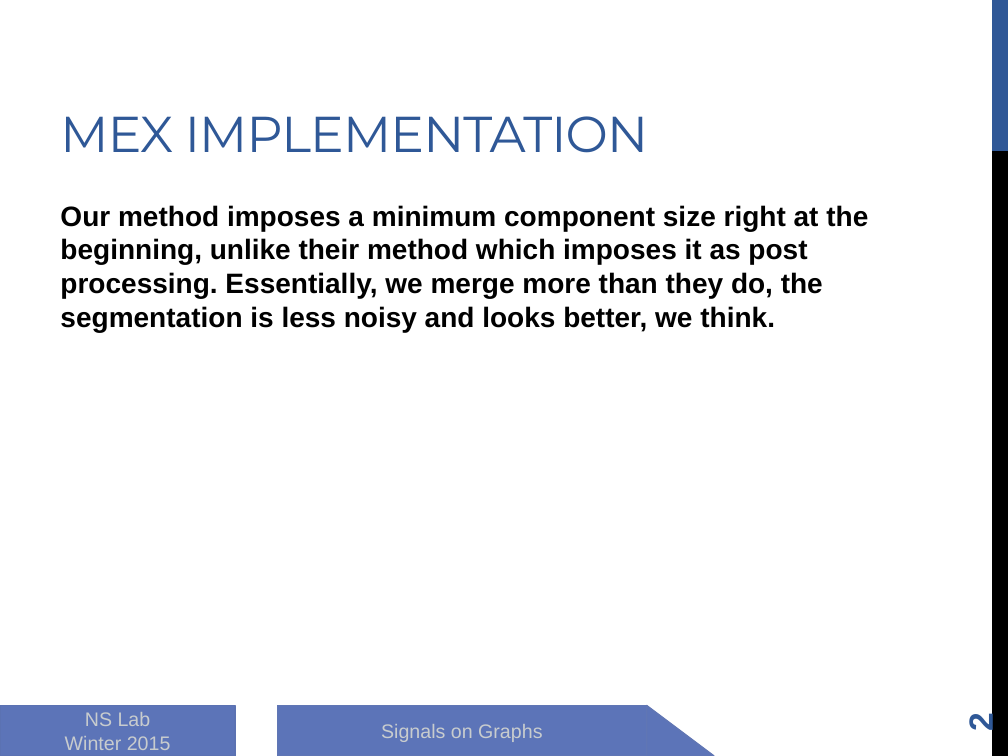
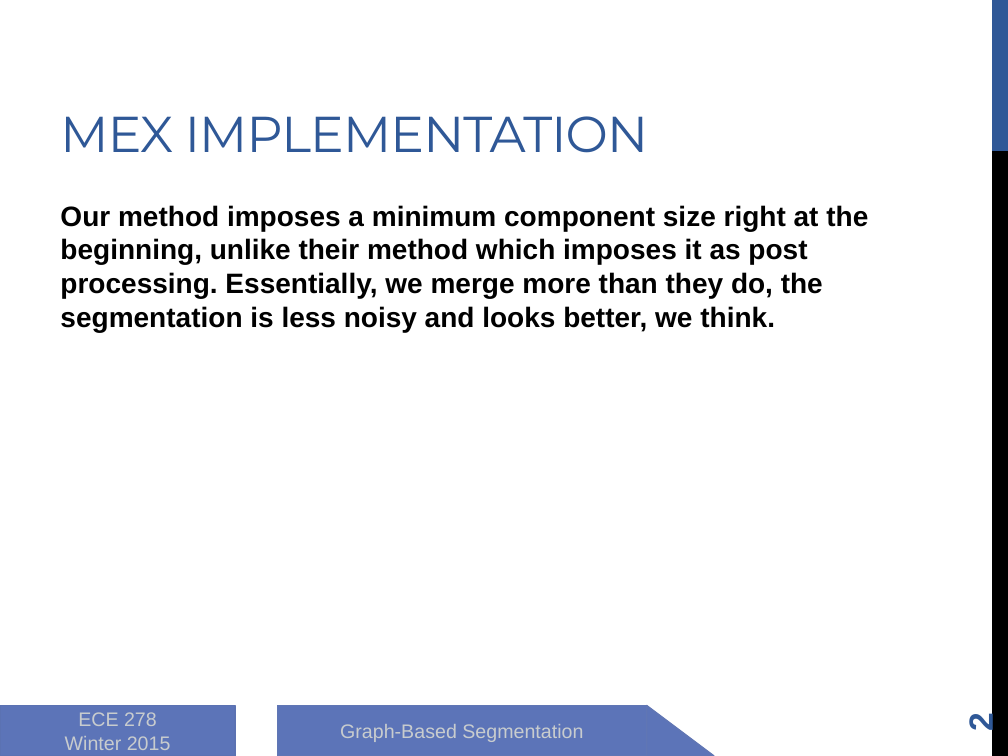
Before and after one commit to zhongguomeng/graph-based-segmentation, a slide deck: slide 2 of 8_report/presentation.pptx. Drawn at 1008x756 pixels with LibreOffice and Linux fonts; fonts in the diff are those of the drawing. Boxes give left, top, right and bottom in pixels: in the first picture for what was removed or moved away, otherwise in the second. Text is boxed around its words. In the diff, an @@ line names an element or a change of style, - is before the commit and + after.

```diff
--- a/8_report/presentation.pptx
+++ b/8_report/presentation.pptx
@@ text in rectangle at (x1=78, y1=712, x2=157, y2=726): text changed @@
-NS Lab
+ECE 278
@@ text in rectangle at (x1=340, y1=724, x2=583, y2=742): text changed @@
-Signals on Graphs
+Graph-Based Segmentation
```
Also in this commit, not shown: 4 other slides changed, 4 slides added, 7 other files.
